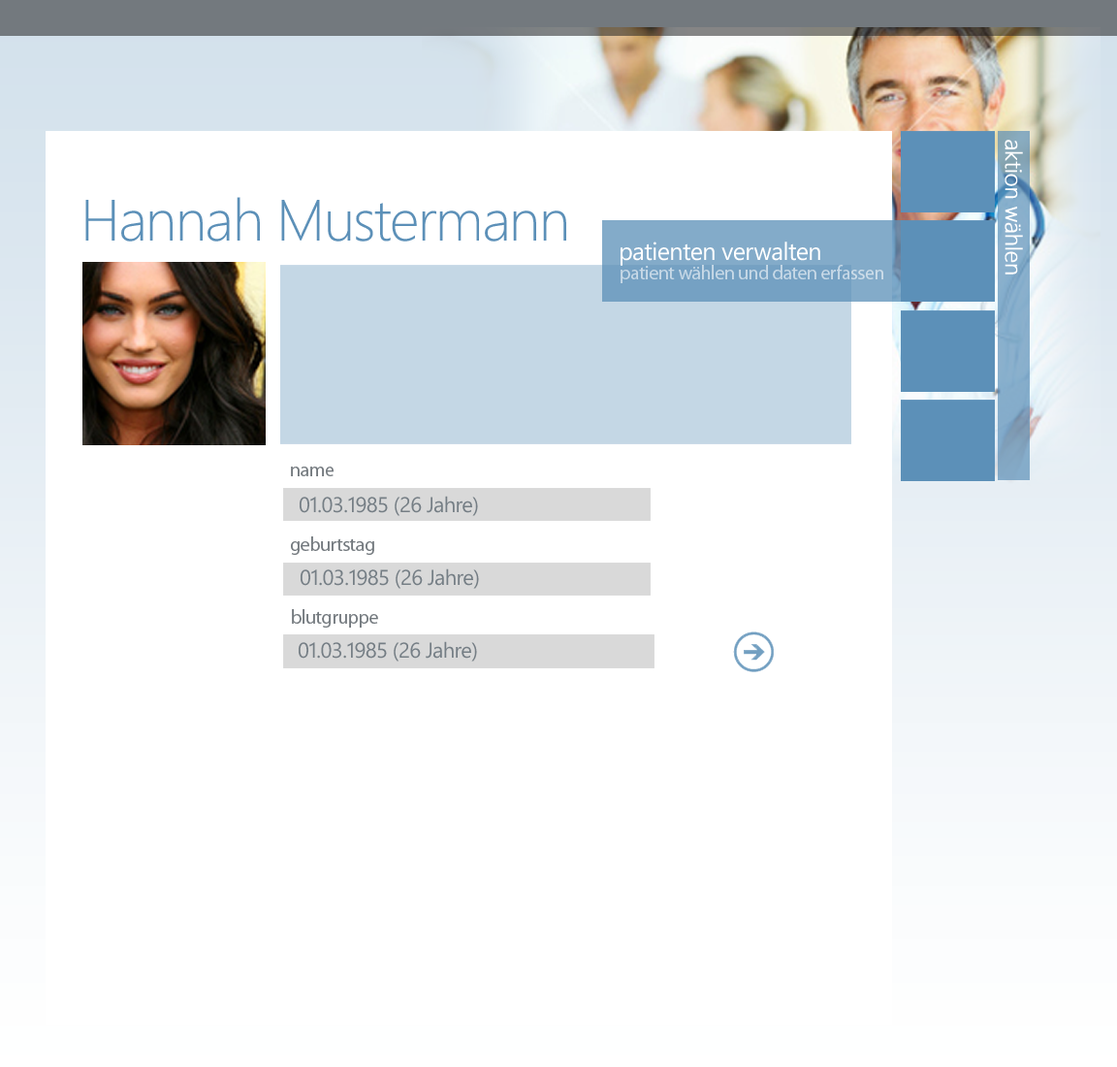
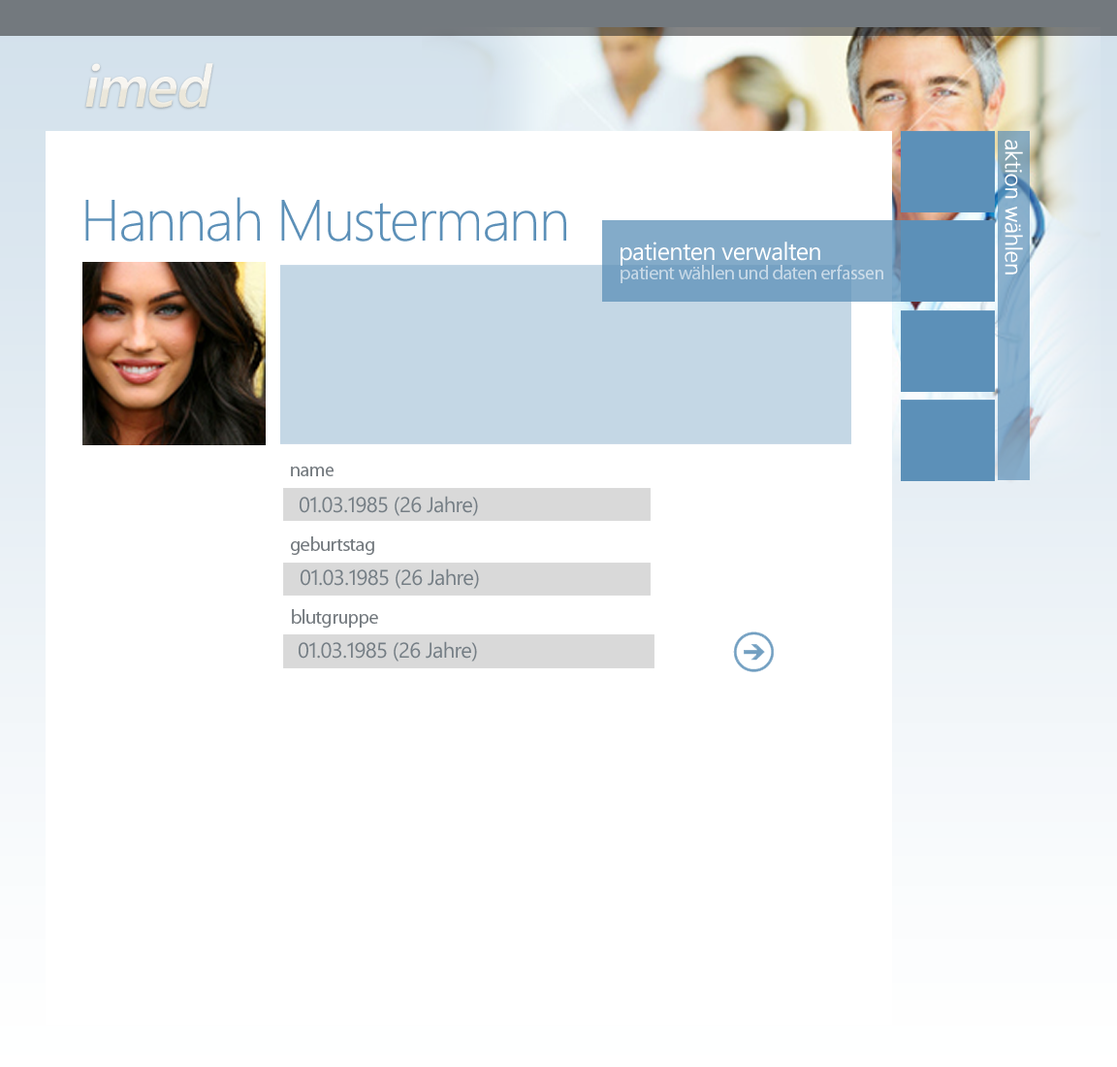
Layer changes from the first 1117 x 1067 image to the second:
added layer "imed" (1st of 3) above "imed" over (85, 63, 214, 108)
